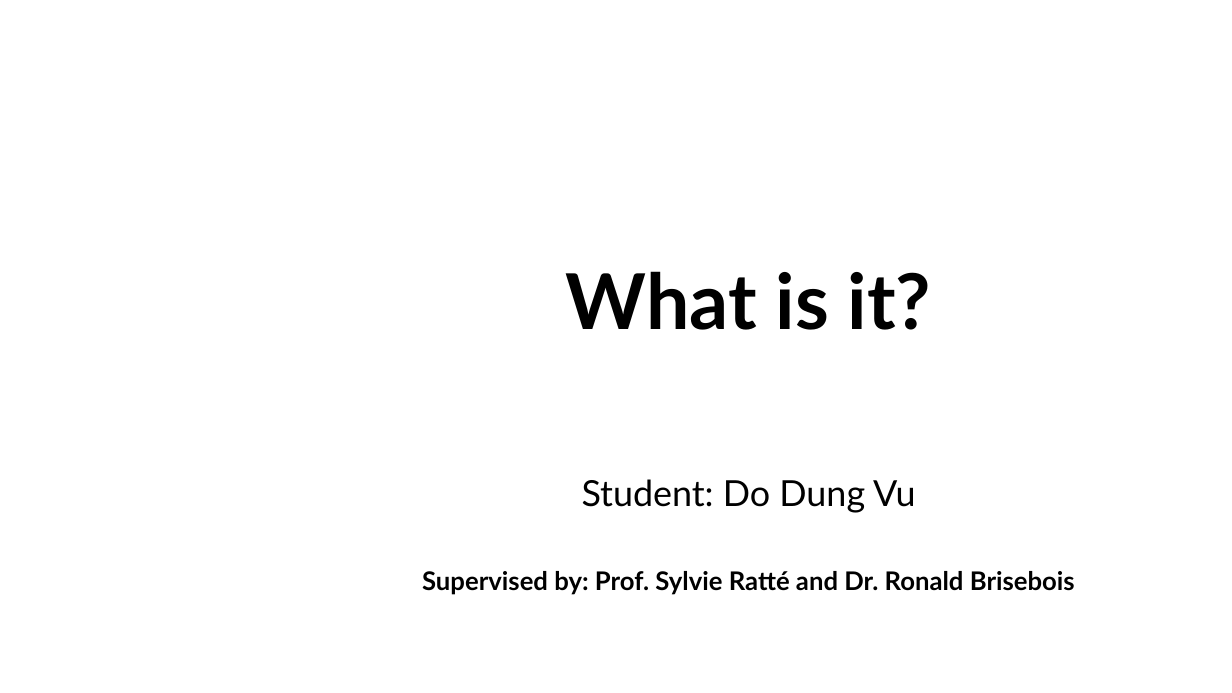
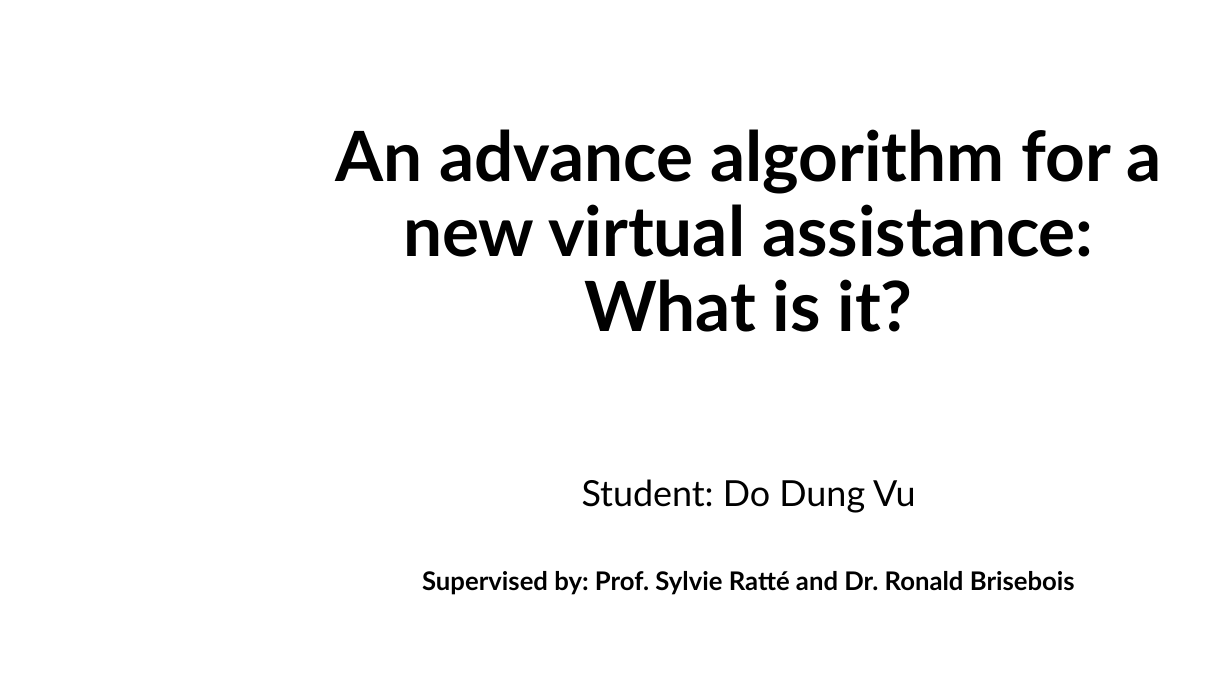
Before and after one commit to dungdovu/DGA1031, a slide deck: slide 1 of DGA1031/What is it.pptx. Drawn at 1232x693 pixels with LibreOffice and Linux fonts; fonts in the diff are those of the drawing; background and template pictures are left out. Boxes give left, top, right and bottom in pixels: in the first picture for what was removed or moved away, otherwise in the second. Text is boxed around its words. In the diff, an @@ line names an element or a change of style, - is before the commit and + after.

Commit message:
update the slide of WHAT IS IT

```diff
--- a/DGA1031/What is it.pptx
+++ b/DGA1031/What is it.pptx
@@ title at [335, 129, 1161, 332]: text changed; size 60 to 54 pt @@
-What is it?
+An advance algorithm for a new virtual assistance:
+What is it?
```
Also in this commit, not shown: 7 other slides changed, 2 slides added, 28 other files.
